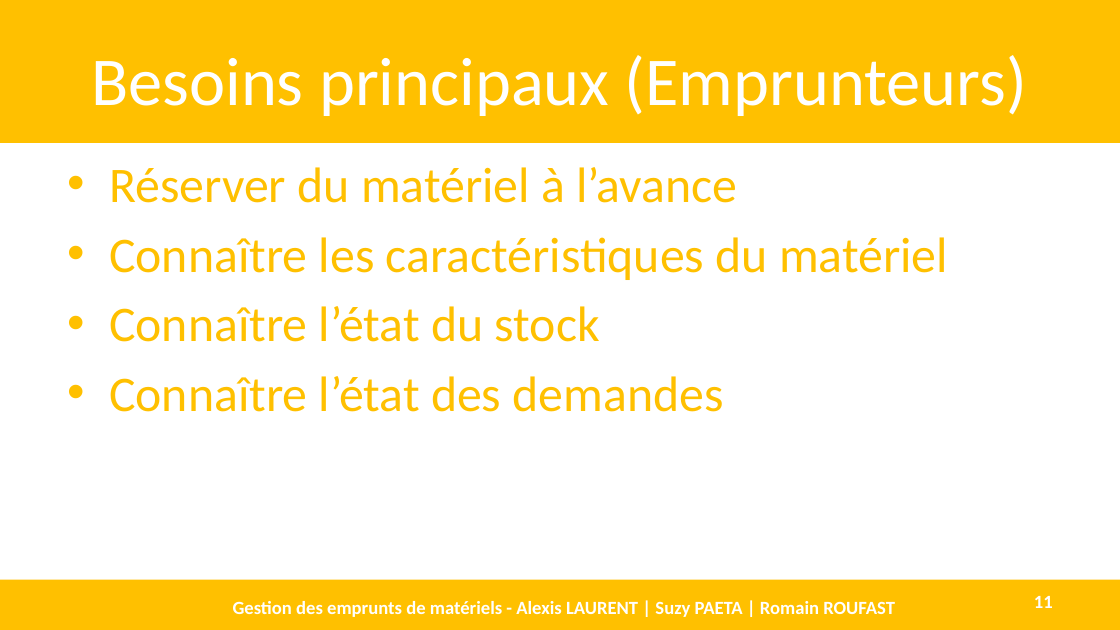
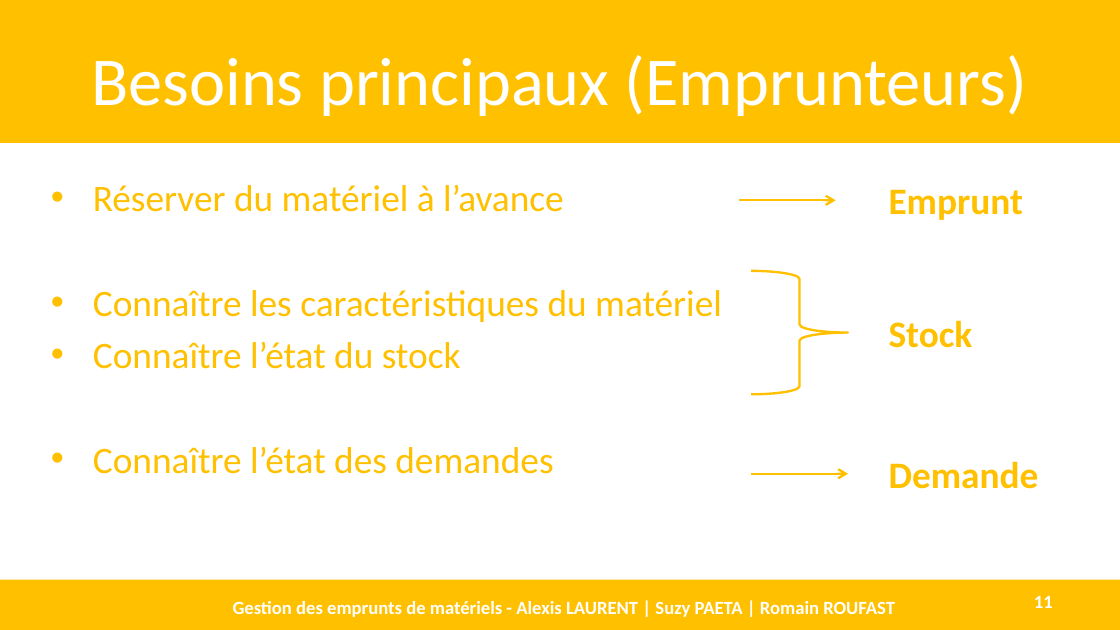
Before and after one commit to AlexisLaurent/Gestion_des_Emprunts, a slide deck: slide 11 of Livrables/D1.3 - DEF.pptx. Drawn at 1120x630 pixels with LibreOffice and Linux fonts; fonts in the diff are those of the drawing. Boxes give left, top, right and bottom in pixels: in the first picture for what was removed or moved away, otherwise in the second. Text is boxed around its words. In the diff, an @@ line names an element or a change of style, - is before the commit and + after.

```diff
--- a/Livrables/D1.3 - DEF.pptx
+++ b/Livrables/D1.3 - DEF.pptx
@@ text "Réserver du matériel à l’avance": place and size @@
-text "Réserver du matériel à l’avance" at bbox=[109, 167, 948, 412]
+text "Réserver du matériel à l’avance" at bbox=[93, 185, 722, 474]
@@ text "Réserver du matériel à l’avance" at bbox=[93, 185, 722, 474]: size 32 to 24 pt; less space between paragraphs @@
@@ arrow added from (739, 200) to (836, 200), #FFC000 1.5 pt @@
@@ text added at bbox=[889, 189, 1023, 220], 24 pt, text #FFC000, bold @@
+Emprunt
@@ right brace added at bbox=[752, 271, 849, 394], outline #FFC000 1.5 pt @@
@@ text added at bbox=[889, 320, 973, 348], 24 pt, text #FFC000, bold @@
+Stock
@@ arrow added from (752, 474) to (848, 474), #FFC000 1.5 pt @@
@@ text added at bbox=[889, 461, 1039, 489], 24 pt, text #FFC000, bold @@
+Demande
```
Also in this commit, not shown: 5 other slides changed, 1 slide added.
